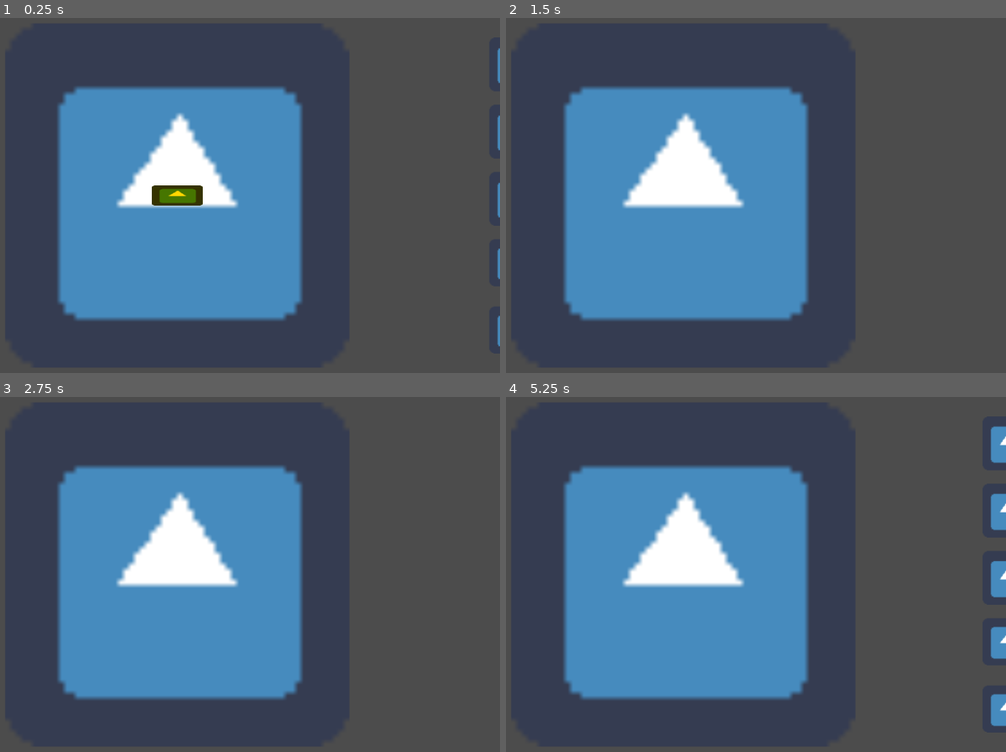
Above: before the commit, frames 1-4 (two rows, left to right).
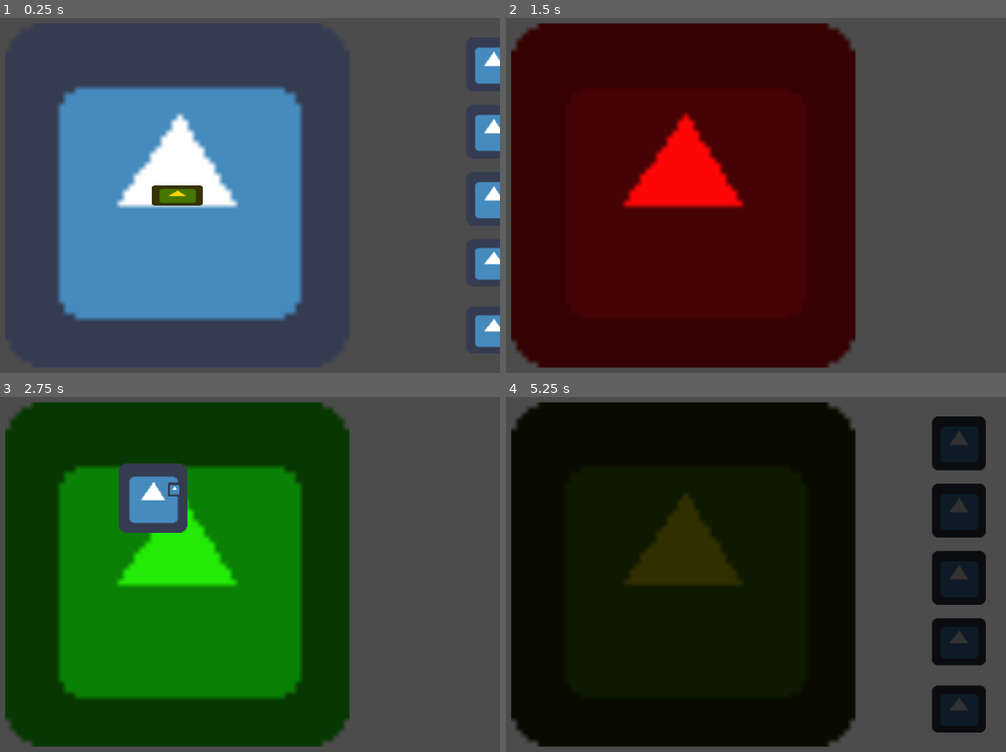
Above: after the commit, the same moments.

Repository: bemain/game-jam-2022w8
Game: Godot game, scene res://World.tscn
The game is run twice, just before and just after one commit, with the same random seed, the same clock (stepped at 60 frames per second) and the same inputs. The engine's default icon, where the game draws it, is replaced by a stand-in: a white triangle on a blue panel in a dark square.
Inputs (mouse positions are in pixels of both pictures, inside the frame that each line leads up to):
- Up to frame 1 (0.25 s): no input
- Up to frame 2 (1.5 s): tap Enter at 0.5 s; hold Right (ui_right) 0.53-1.28 s; click (681, 195) at 0.67 s; move the mouse to (556, 213) at 1.27 s; hold Down (ui_down) from 1.28 s (still down)
- Up to frame 3 (2.75 s): tap Space at 2 s; move the mouse to (240, 492) at 2.02 s; release Down (ui_down) at 2.03 s; hold Right (ui_right) from 2.03 s (still down)
- Up to frame 4 (5.25 s): move the mouse to (651, 645) at 2.77 s; release Right (ui_right) at 2.78 s; hold Up (ui_up) 2.78-3.53 s; click (651, 645) at 2.92 s; move the mouse to (876, 627) at 3.52 s; hold Left (ui_left) 3.53-5.03 s; tap I (toggle_inventory, bound only after the commit) at 4.15 s; move the mouse to (outside the picture) at 4.27 s; tap Enter at 5 s; move the mouse to (716, 574) at 5.02 s; hold Down (ui_down) from 5.03 s (still down); click (716, 574) at 5.17 s

The runs differ from the first frame. In frame 1, 2.3% of the frame differs, in the area x 94-100%, y 8-93%; in frame 2, 66%; in frame 3, 65%; in frame 4, 76%, in the area x 0-100%, y 1-99%.

Commit message:
Fix errors from merge

Diff:
--- a/Camera.gd
+++ b/Camera.gd
@@ -7,15 +7,17 @@
 var selected_wall: int = 0 setget set_selected_wall
 var selected_type = WALL setget set_selected_type
 
+onready var animation_player = get_tree().root.get_node("World/AnimationPlayer")
+
 var _target_pos
 
 func set_selected_wall(value):
 	selected_wall = fposmod(value, 4)
-	$AnimationPlayer.play("Fade")
+	animation_player.play("Fade")
 
 func set_selected_type(value):
 	selected_type = value
-	$AnimationPlayer.play("Fade")
+	animation_player.play("Fade")
 
 
 func _input(event):
--- a/Inventory.gd
+++ b/Inventory.gd
@@ -1,14 +1,12 @@
 extends Control
 
 
-# Declare member variables here. Examples:
-# var a = 2
-# var b = "text"
+export(Array, String) var invContents = []
 
 var hideTimer = -1
 var shown :bool = true
 
-export(Array, String) var invContents = []
+onready var animation_player = get_tree().root.get_node("World/AnimationPlayer")
 
 
 # Called when the node enters the scene tree for the first time.
@@ -26,18 +24,16 @@
 			hideTimer = -1
 
 func _input(event):
-	if event is InputEventKey and event.is_pressed() and not event.is_echo():
-		print("key", event.scancode)
-		if event.scancode == KEY_I:
-			print("i")
-			toggle()
+	if event.is_action_pressed("toggle_inventory"):
+		toggle()
+
 
 func show():
-	get_node("InventoryAnimator").play_backwards("in-out")
+	animation_player.play_backwards("Toggle Inventory")
 	shown = true
 
 func hide():
-	get_node("InventoryAnimator").play("in-out")
+	animation_player.play("Toggle Inventory")
 	shown = false
 
 func toggle():
--- a/World.tscn
+++ b/World.tscn
@@ -7,34 +7,6 @@
 
 [sub_resource type="Animation" id=1]
 resource_name = "in-out"
-length = 0.4
-tracks/0/type = "value"
-tracks/0/path = NodePath("Camera/Inventory:margin_left")
-tracks/0/interp = 1
-tracks/0/loop_wrap = true
-tracks/0/imported = false
-tracks/0/enabled = true
-tracks/0/keys = {
-"times": PoolRealArray( 0, 0.4 ),
-"transitions": PoolRealArray( 1, 1 ),
-"update": 0,
-"values": [ 720.0, 1020 ]
-}
-tracks/1/type = "value"
-tracks/1/path = NodePath("Camera/Inventory:margin_right")
-tracks/1/interp = 1
-tracks/1/loop_wrap = true
-tracks/1/imported = false
-tracks/1/enabled = true
-tracks/1/keys = {
-"times": PoolRealArray( 0, 0.4 ),
-"transitions": PoolRealArray( 1, 1 ),
-"update": 0,
-"values": [ 920, 1220 ]
-}
-
-[sub_resource type="Animation" id=1]
-resource_name = "Fade"
 length = 0.5
 step = 0.05
 tracks/0/type = "value"
@@ -64,6 +36,34 @@
 } ]
 }
 
+[sub_resource type="Animation" id=2]
+resource_name = "Toggle Inventory"
+length = 0.4
+tracks/0/type = "value"
+tracks/0/path = NodePath("Camera/Inventory:margin_left")
+tracks/0/interp = 1
+tracks/0/loop_wrap = true
+tracks/0/imported = false
+tracks/0/enabled = true
+tracks/0/keys = {
+"times": PoolRealArray( 0, 0.4 ),
+"transitions": PoolRealArray( 1.93187, 1 ),
+"update": 0,
+"values": [ 720.0, 1020 ]
+}
+tracks/1/type = "value"
+tracks/1/path = NodePath("Camera/Inventory:margin_right")
+tracks/1/interp = 1
+tracks/1/loop_wrap = true
+tracks/1/imported = false
+tracks/1/enabled = true
+tracks/1/keys = {
+"times": PoolRealArray( 0, 0.4 ),
+"transitions": PoolRealArray( 1.93187, 1 ),
+"update": 0,
+"values": [ 920.0, 1220 ]
+}
+
 [node name="World" type="Node2D"]
 
 [node name="Room_Test" parent="." instance=ExtResource( 1 )]
@@ -73,11 +73,6 @@
 zoom = Vector2( 2, 2 )
 script = ExtResource( 2 )
 
-[node name="AnimationPlayer" type="AnimationPlayer" parent="Camera"]
-root_node = NodePath("../..")
-anims/Fade = SubResource( 1 )
-
-[node name="CanvasModulate" type="CanvasModulate" parent="."]
 [node name="Inventory" type="Control" parent="Camera"]
 anchor_left = 1.0
 anchor_top = 0.5
@@ -157,6 +152,8 @@
 "_edit_use_anchors_": false
 }
 
-[node name="InventoryAnimator" type="AnimationPlayer" parent="Camera/Inventory"]
-root_node = NodePath("../../..")
-anims/in-out = SubResource( 1 )
+[node name="CanvasModulate" type="CanvasModulate" parent="."]
+
+[node name="AnimationPlayer" type="AnimationPlayer" parent="."]
+anims/Fade = SubResource( 1 )
+"anims/Toggle Inventory" = SubResource( 2 )
--- a/project.godot
+++ b/project.godot
@@ -24,6 +24,14 @@
 window/size/width=960
 window/size/height=540
 
+[input]
+
+toggle_inventory={
+"deadzone": 0.5,
+"events": [ Object(InputEventKey,"resource_local_to_scene":false,"resource_name":"","device":0,"alt":false,"shift":false,"control":false,"meta":false,"command":false,"pressed":false,"scancode":73,"physical_scancode":0,"unicode":0,"echo":false,"script":null)
+ ]
+}
+
 [physics]
 
 common/enable_pause_aware_picking=true
Not shown, changed: Room_1.png.import
Not shown: 1 places in World.tscn that only renumber resources
